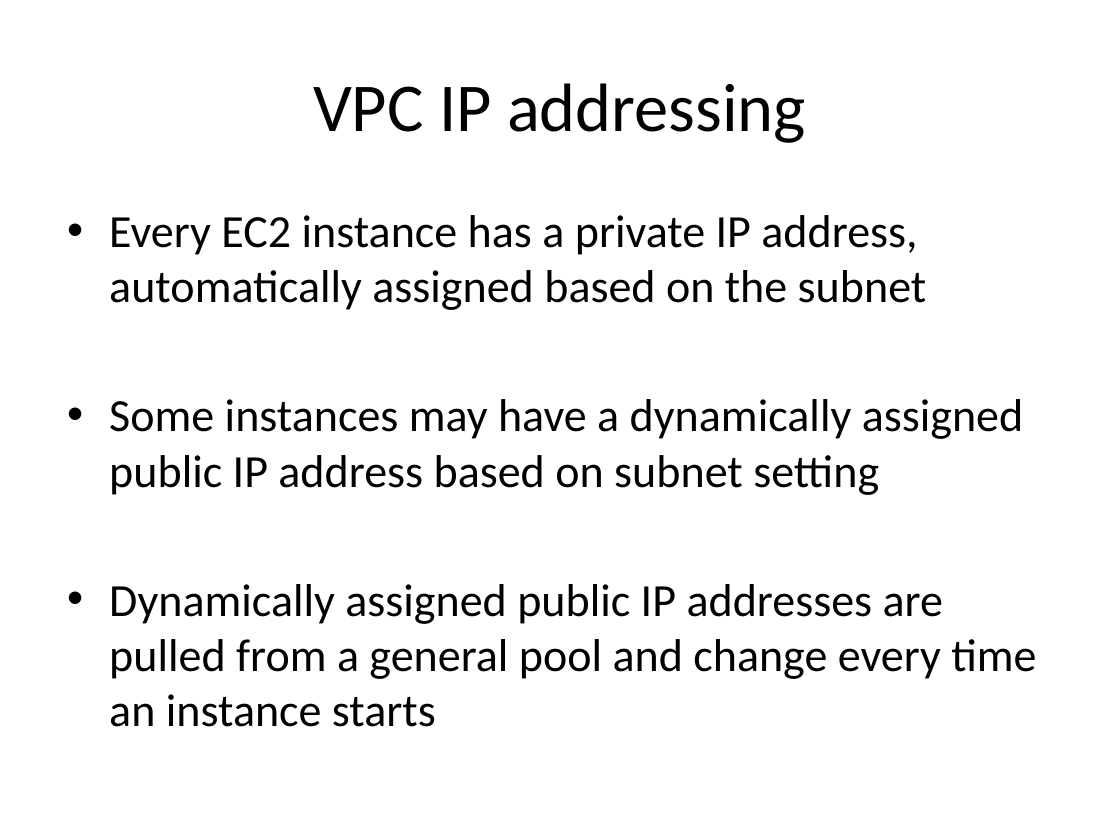
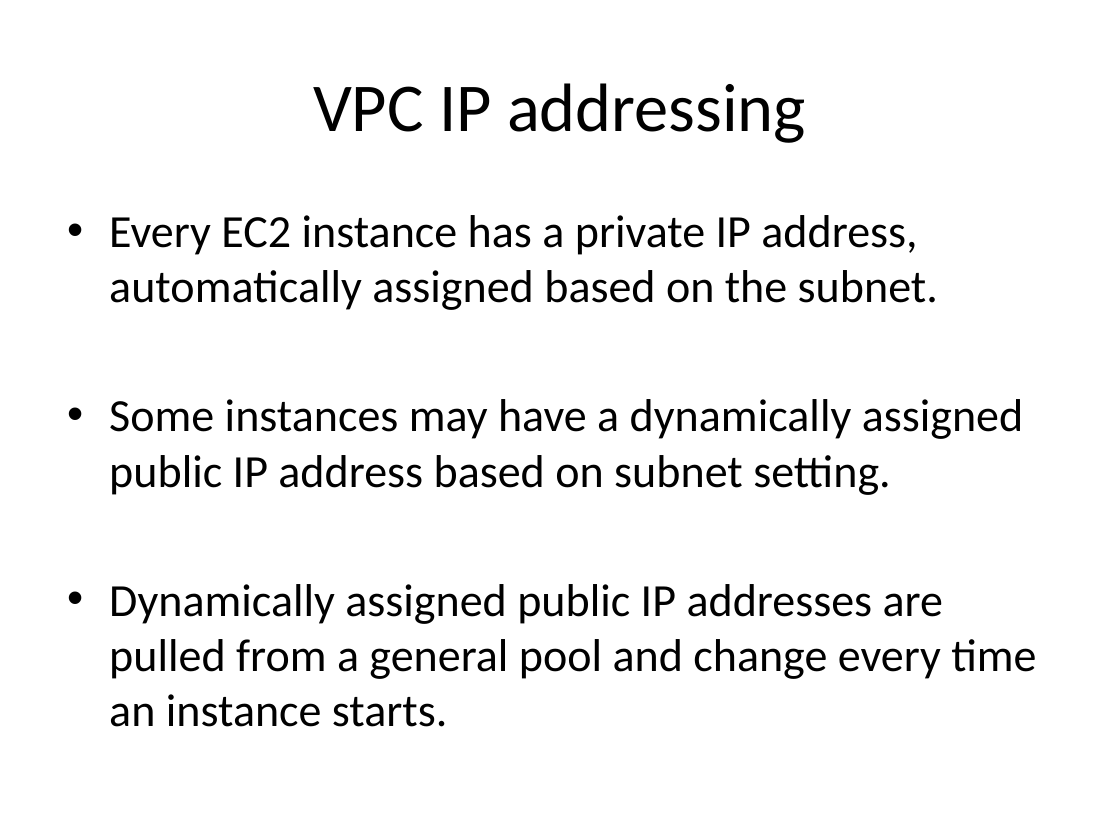
Before and after one commit to jasondbaker/infrastructure-class, a slide deck: slide 15 of lectures/infrastructure-week-5.pptx. Drawn at 1120x840 pixels with LibreOffice and Linux fonts; fonts in the diff are those of the drawing. Boxes give left, top, right and bottom in pixels: in the first picture for what was removed or moved away, otherwise in the second. Text is boxed around its words. In the diff, an @@ line names an element or a change of style, - is before the commit and + after.

```diff
--- a/lectures/infrastructure-week-5.pptx
+++ b/lectures/infrastructure-week-5.pptx
@@ text at (109,215,1036,727): text changed @@
-• Every EC2 instance has a private IP address, automatically assigned based on the subnet
-• Some instances may have a dynamically assigned public IP address based on subnet setting
-• Dynamically assigned public IP addresses are pulled from a general pool and change every time an instance starts
+• Every EC2 instance has a private IP address, automatically assigned based on the subnet.
+• Some instances may have a dynamically assigned public IP address based on subnet setting.
+• Dynamically assigned public IP addresses are pulled from a general pool and change every time an instance starts.
```
Also in this commit, not shown: 21 other slides changed.
